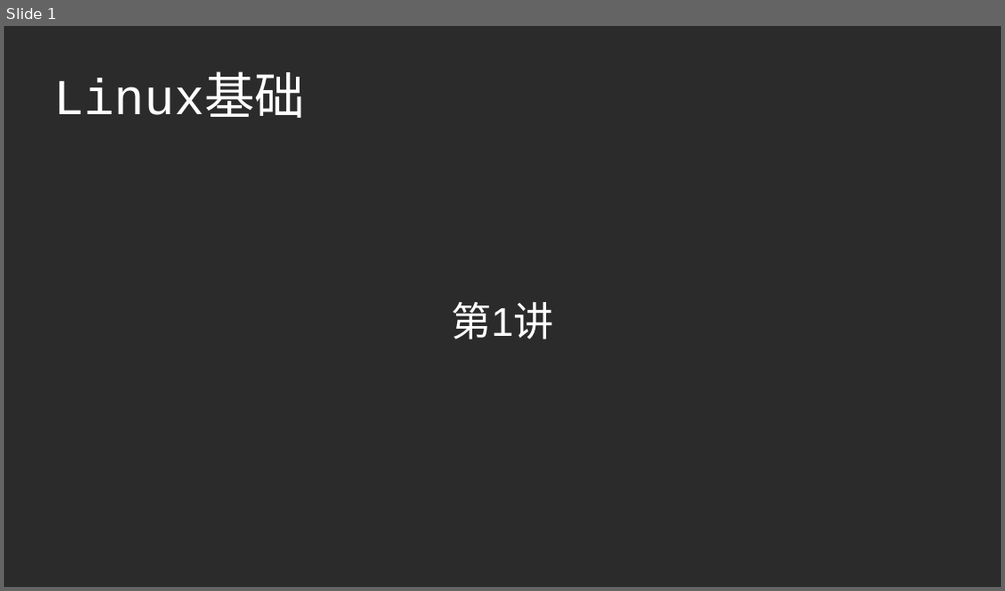
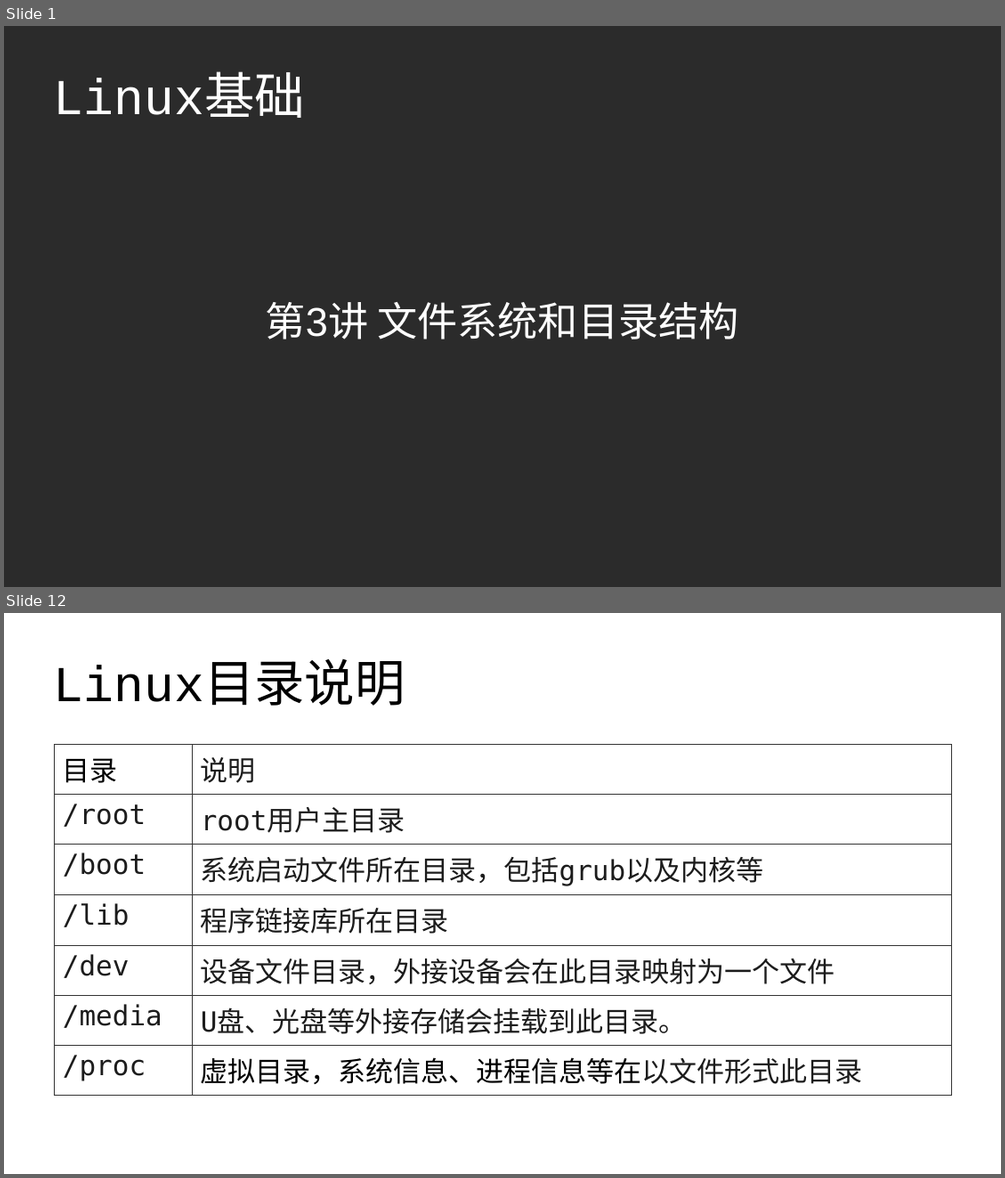
Before and after one commit to master-genius/linux-system, a slide deck: ch03/ch03-文件系统和目录结构.odp. Shown one above the other, each under a label of ours: slide 1 before the commit, slides 1 and 12 after it; the slides between them are not shown. The pictures are 1005x591 and 1005x1178 pixels, drawn with LibreOffice and Linux fonts; fonts in the diff are those of the drawing; background and template pictures are left out; a plain dark background stands for a picture behind light text. Boxes give left, top, right and bottom in pixels: in the first picture for what was removed or moved away, otherwise in the second. Text is boxed around its words. In the diff, an @@ line names an element or a change of style, - is before the commit and + after.

```diff
--- a/ch03/ch03-文件系统和目录结构.odp
+++ b/ch03/ch03-文件系统和目录结构.odp
@@ slide 12 added at [4, 613, 1001, 1174], background #FFFFFF @@
@@ title added at [54, 665, 405, 706], 40 pt, text #000000 @@
+Linux目录说明
@@ table added at [54, 744, 951, 1095], 7 rows, 2 columns @@
+目录 | 说明
+/root | root用户主目录
+/boot | 系统启动文件所在目录，包括grub以及内核等
+/lib | 程序链接库所在目录
+/dev | 设备文件目录，外接设备会在此目录映射为一个文件
+/media | U盘、光盘等外接存储会挂载到此目录。
+/proc | 虚拟目录，系统信息、进程信息等在以文件形式此目录
@@ slide 1 changed as well @@
@@ subtitle at [266, 302, 738, 339]: text changed @@
-第1讲
+第3讲 文件系统和目录结构
```
Also in this commit, not shown: 14 other slides added, 1 slide removed.
